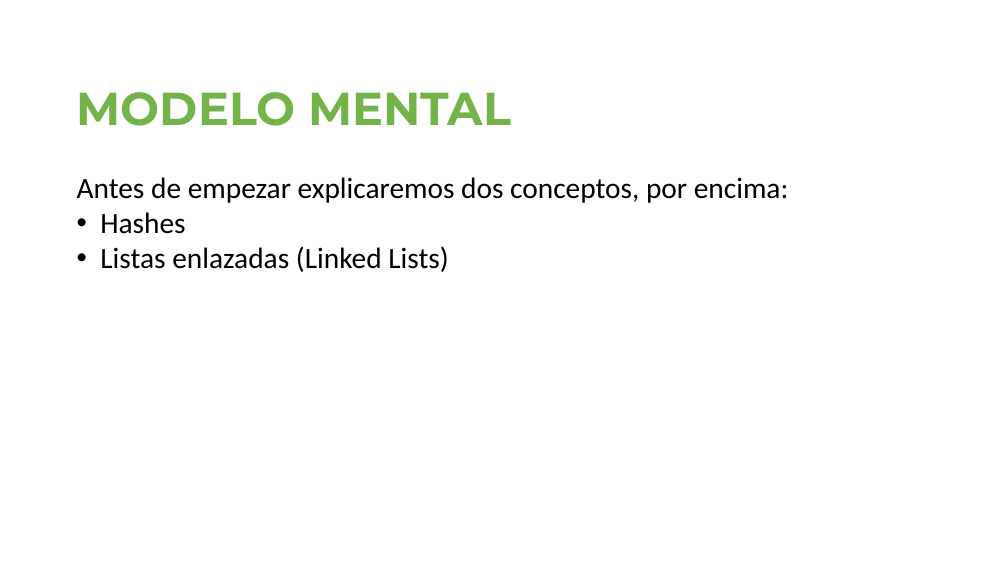
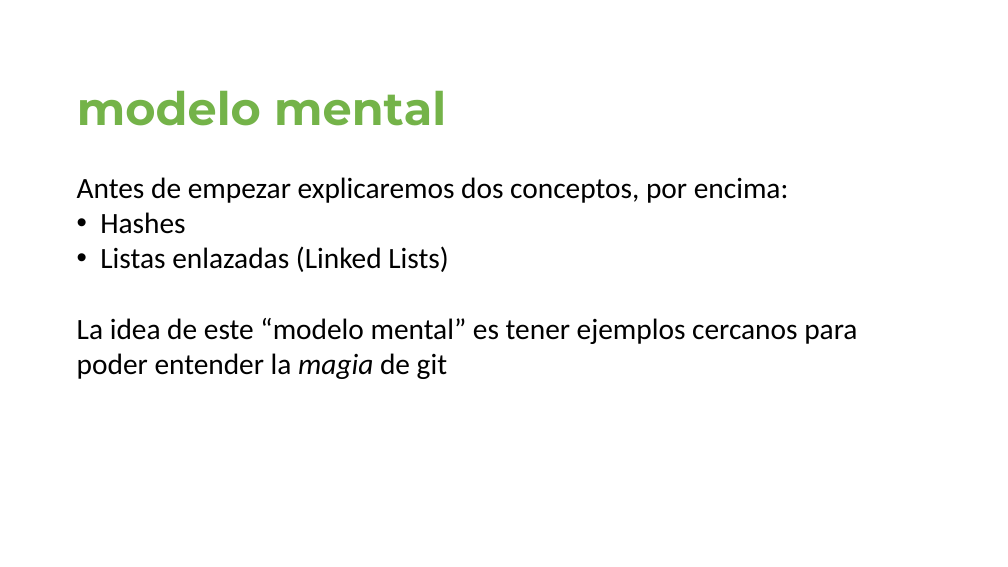
Before and after one commit to jofaval/talks-about, a slide deck: slide 8 of simplifying-git/fear-the-cli-no-more/simplifying-git-fear-the-cli-no-more.slides.es.pptx (slide 7 before the commit). Drawn at 1008x567 pixels with LibreOffice and Linux fonts; fonts in the diff are those of the drawing. Boxes give left, top, right and bottom in pixels: in the first picture for what was removed or moved away, otherwise in the second. Text is boxed around its words. In the diff, an @@ line names an element or a change of style, - is before the commit and + after.

```diff
--- a/simplifying-git/fear-the-cli-no-more/simplifying-git-fear-the-cli-no-more.slides.es.pptx
+++ b/simplifying-git/fear-the-cli-no-more/simplifying-git-fear-the-cli-no-more.slides.es.pptx
@@ title at box(77, 90, 446, 126): text changed @@
-MODELO MENTAL
+modelo mental
@@ text at box(77, 318, 857, 379): paragraph added @@
+La idea de este “modelo mental” es tener ejemplos cercanos para poder entender la magia de git
```
Also in this commit, not shown: 12 other slides changed, 7 slides added, 1 other file.
